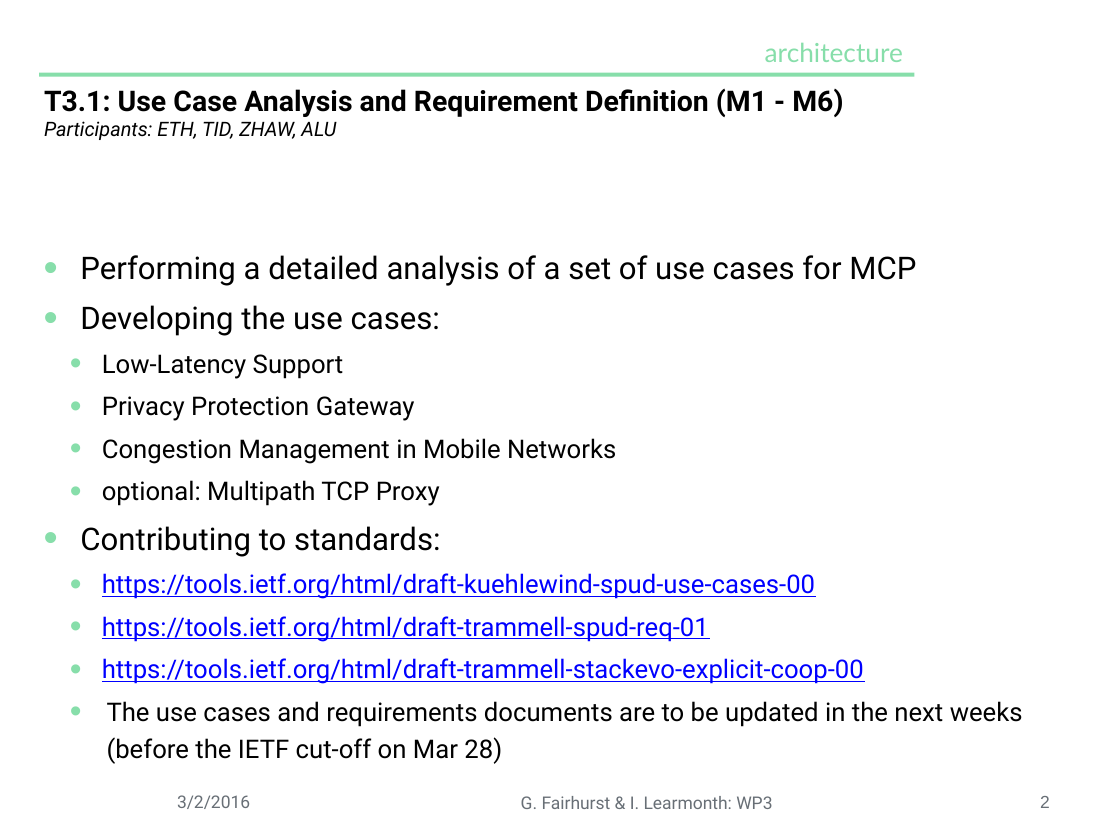
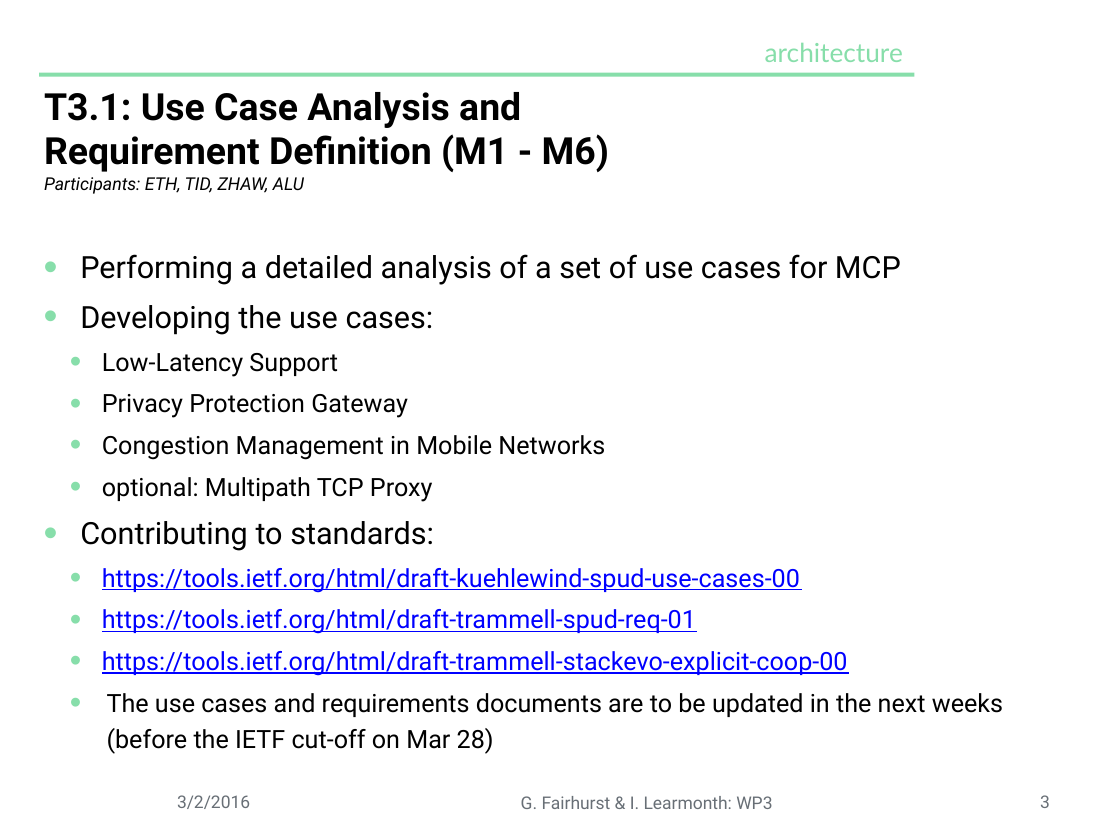
Before and after one commit to mami-project/roadshows, a slide deck: slide 3 of kickoff/wp3-eu-summary.pptx (slide 2 before the commit). Drawn at 1120x840 pixels with LibreOffice and Linux fonts; fonts in the diff are those of the drawing; background and template pictures are left out. Boxes give left, top, right and bottom in pixels: in the first picture for what was removed or moved away, otherwise in the second. Text is boxed around its words. In the diff, an @@ line names an element or a change of style, - is before the commit and + after.

```diff
--- a/kickoff/wp3-eu-summary.pptx
+++ b/kickoff/wp3-eu-summary.pptx
@@ title "T3.1: Use Case Analysis and ..." at [44,92,609,194]: size 26 to 34.2 pt in "T3.1: Use Case Analysis and Requirement Definition ..."; size 18.2 to 16.2 pt in "Participants: ETH, TID, ZHAW, ALU" @@
@@ text "Performing a detailed analysis of ..." at [80,254,1003,754]: size 28.6 to 28 pt in "Performing a detailed analysis of a set ...", "Developing the use cases:", "Contributing to standards:"; size 23.5 to 23 pt in "Low-Latency Support", "Privacy Protection Gateway", "Congestion Management in Mobile Networks", "optional: Multipath TCP Proxy" and 4 more places @@
@@ page number at [1040,795,1050,808]: text changed; font Arial to Roboto @@
-2
+3
```
Also in this commit, not shown: 2 other slides changed, 1 slide added, 1 other file.
